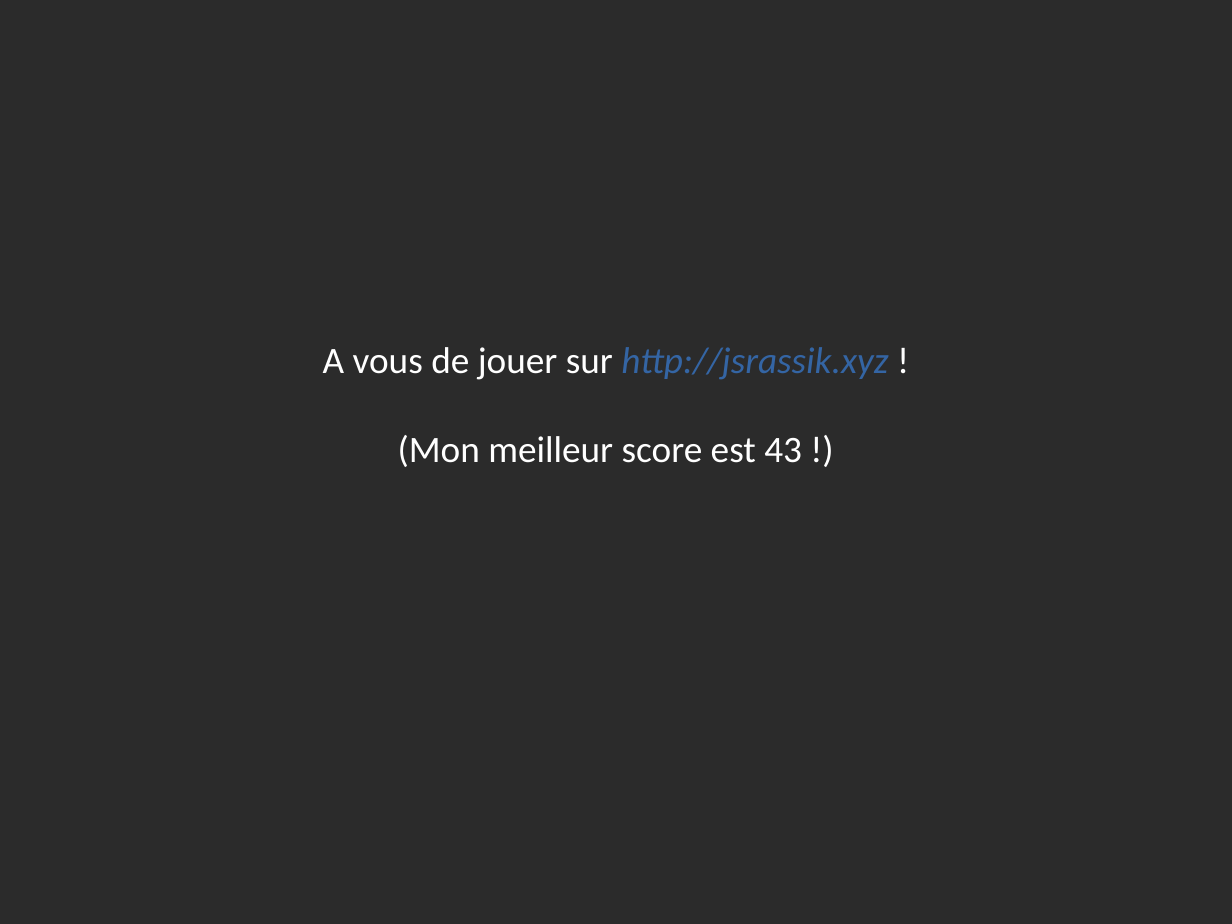
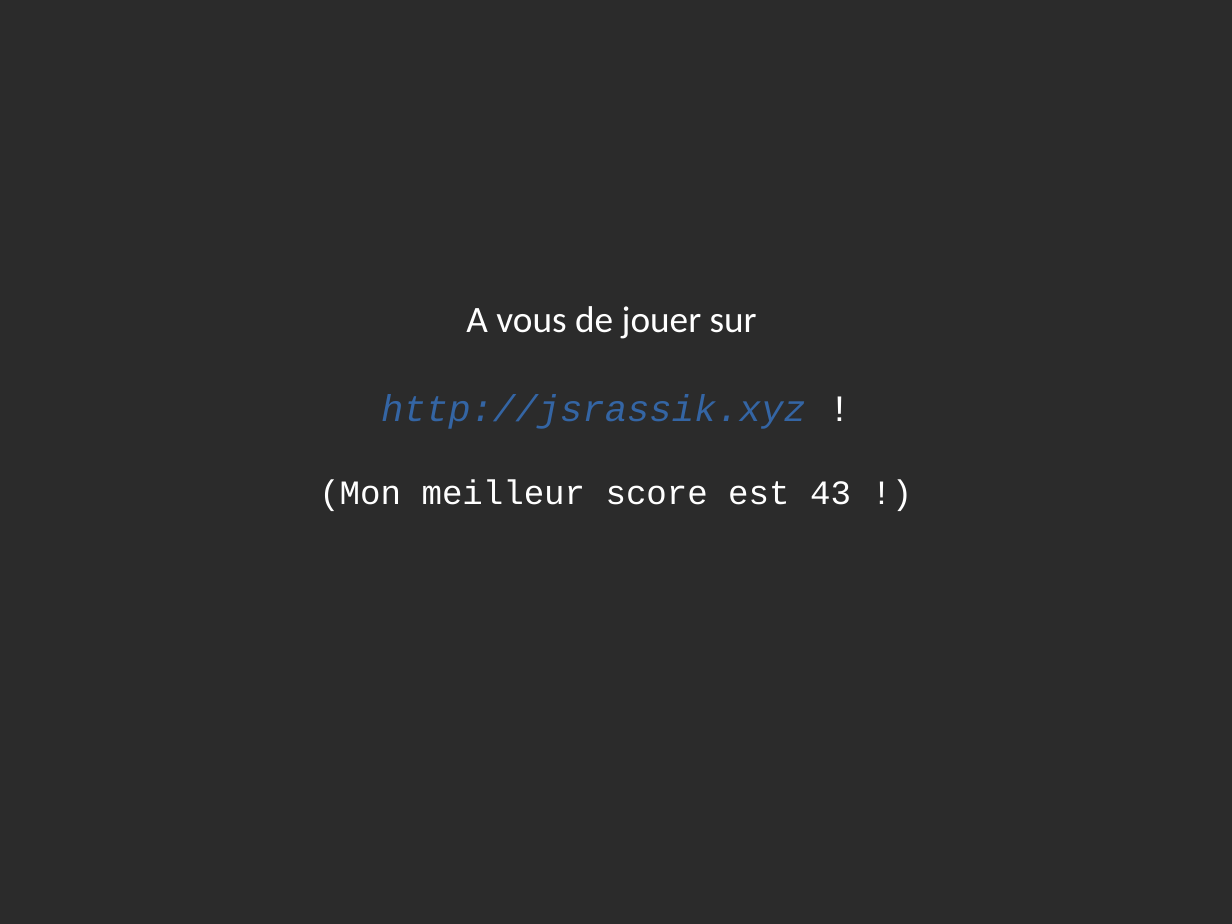
Before and after one commit to Florian-A/JSrassik, a slide deck: slide 11 of conception/presentation/presentation.odp. Drawn at 1232x924 pixels with LibreOffice and Linux fonts; fonts in the diff are those of the drawing; background and template pictures are left out; a plain dark background stands for a picture behind light text. Boxes give left, top, right and bottom in pixels: in the first picture for what was removed or moved away, otherwise in the second. Text is boxed around its words. In the diff, an @@ line names an element or a change of style, - is before the commit and + after.

```diff
--- a/conception/presentation/presentation.odp
+++ b/conception/presentation/presentation.odp
@@ title "A vous de jouer sur ...": place and size @@
-title "A vous de jouer sur ..." at <box>323,347,888,467</box>
+title "A vous de jouer sur ..." at <box>319,306,851,511</box>
@@ title "A vous de jouer sur ..." at <box>319,306,851,511</box>: size 24 to 22 pt in "(Mon meilleur score est 43 !)"; font Calibri to Courier New in "http://jsrassik.xyz ! (Mon meilleur score est 43 ..." @@
```
Also in this commit, not shown: 1 other slide changed.
